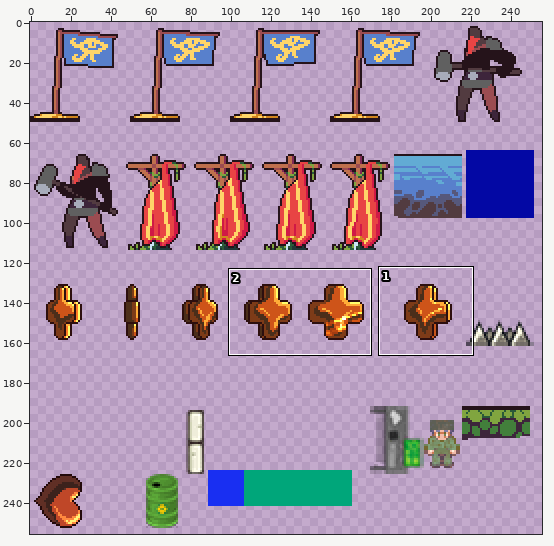
Sprite sheet: images/shared-0-sheet6.png. The picture above shows the old version from afar; the outline marks the close-up.
Close-up. Before the commit:
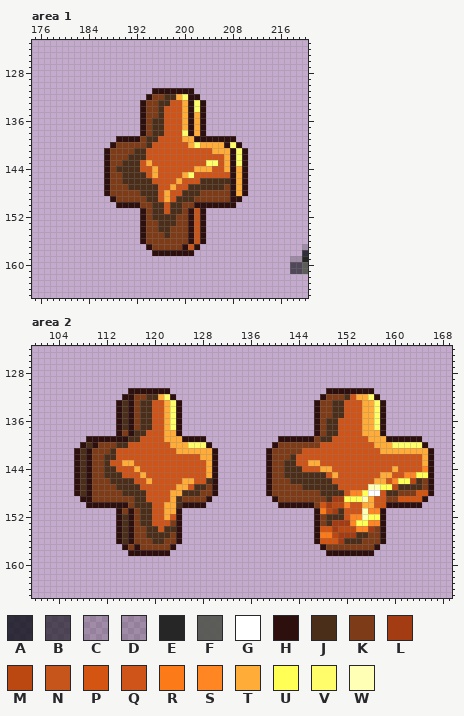
The file is 256x256 pixels. Pixels under 10% opacity are left out. Colours within 5 levels of each other are drawn and written as one. Shown: area 1: x 175..220, y 123..165; area 2: x 100..169, y 124..165. The commit also changed other parts of the picture, which this record leaves out.
Palette (. is transparent): A #00040cbf  B #12121aa6  C #1c1c1c36  D #2323233a  E #262626  F #585955f6  G #ffffff  H #2d0f0e  J #4b2e1a  K #7d3b18  L #a33c12  M #bb4711  N #c6551b  P #d45412  Q #ce5419  R #fc7a18  S #ff8623  T #ffac38  U #ffff55  V #fffe6a  W #ffffb5
Pixels before, area 1, first column x 187:
131 ........HHHHHHH...................
132 .......HKKJJTVHH..................
133 ......HKKJJQQTHVH.................
134 ......HKKJQQQTHVH.................
135 ......HKKJQQQTHTH.................
136 ......HKJJQQQTHTH.................
137 ......HKJJQQQTHTH.................
138 ......HKJJQQQVHTH.................
139 ..HHHHKJJQQQQTTHHHHHHH............
140 .HKKKKKJQQQQQQTVTTTTHVH...........
141 HKKKKJJQQQQQQQQQQQTTTHVH..........
142 HKKKJJJQQQQQQQQQQQQQTHVH..........
143 HKKJJJQTQQQQQQQQQVVQTHVH..........
144 HKJJJJQQTQQQQQQTTTQQTHTH..........
145 HKKJJJJQTQQQQTVQQQQQQHTH..........
146 HKKJJJJJQQQQTQQQJJJJJHTH..........
147 HKKKJJJJJQQTQQJJJJJJKHTH..........
148 HKKKKKJJJQTQQJJJKKKKKHTH..........
149 .HKKKKKJJQTQJJJKKKKKKHH...........
150 ..HHHHKKJJQJJKKHHHHHHH............
151 ......HKJJQJJKHNH.................
152 ......HKJJJJKKHNH.................
153 ......HKKJJJKKHNH.................
154 ......HKKJJKKKHNH.................
155 ......HKKKJKKKHNH.................
156 ......HKKKKKKKHNH.................
157 .......HKKKKKHNH.................C
158 ........HHHHHHH..................A
159 ...............................DDE
160 ...............................BBF
161 ...............................BBF
Pixels before, area 2 (only the part around the change), first column x 100:
124 ......................................................................
125 ......................................................................
126 ......................................................................
127 ......................................................................
128 ......................................................................
129 ......................................................................
130 ......................................................................
131 ................HHHHHHH..........................HHHHHHHH.............
132 ...............HHKKJJTVH........................HKKKJQTTVH............
133 ..............HJHKJJQQTVH......................HKKJJQQQTTVH...........
134 ..............HJHKJJQQTVH......................HKKJJQQQTTVH...........
135 ..............HJHKJJQQTVH......................HKKJJQQQTTVH...........
136 ..............HJHKJJQQTVH......................HKJJQQQQTTVH...........
137 ..............HJHKJJQQTVH......................HKJJQQQQTTVH...........
138 ..............HKHJJQQQTTH......................HKJJQQQQTTTH...........
139 .........HHHHHHHJJQQQQTTTHHHH............HHHHHHKJJQQQQQQTTTHHHHHH.....
140 ........HJHKKKJJQQQQQQQTTTVVVH..........HKKKKKKKQQQQQQQQQTTTVVVVVH....
141 .......HJHKKKJQQQQQQQQQQTTTTTTH........HKKKKKQQQQQQQQQQQQQTTTTTTTTH...
142 .......HJHKKJJQQQQQQQQQQQQQQTTH........HKKKJQQQQQQQQQQQQQQQQQQQQQTH...
143 .......HJHKKJQQTTQQQQQQQQQQQQTH........HKKJJQQTTQQQQQQQQQQQQQQQQQTH...
144 .......HJHKKJJQQQTQQQQQQQQQQQTH........HKKJJJQQQTTQQQQQQQQQQTQQQQSH...
145 .......HJHKKJJJQQQTQQQQQQQQQQTH........HKKJJJJJJJQTQQQQQQQTTQQSSUUH...
146 .......HJHKKKJJJJQQTQQQQQTTQQJH........HKKKJJJJJJJQQQQQQQTTQSUUMJKH...
147 .......HJHKKKKJJJJQQQQQQTTQJJKH........HKKKKKJJJJJJQQQQQWWUUMJJJJKH...
148 .......HJHKKKKKJJJJQQQQTTJJJKKH........HKKKKKKKKJJJJQSSUGGQJJKKKPPH...
149 ........HHKKKKKKKJJQQQQTJKKKKH..........HKKKKKKKKJLLUUUWTQQKKPPPPH....
150 .........HHHHHHHKJJJQQTTJHHHH............HHHHHHKPLMMSQQTTQPHHHHHH.....
151 ..............HKHKJJQQTTH......................HRMLJQQQWSSH...........
152 ..............HJHKJJQQTQH......................HKJJJQSSWUUH...........
153 ..............HJHKJJQQQKH......................HKJLLLSUUSSH...........
154 ..............HJHKKJJQJJH......................HPPLMMMSSLKH...........
155 ..............HJHKKJJJJKH......................HRRMLLLJJKKH...........
156 ..............HJHKKKJJKKH......................HPPPLJJJKKKH...........
157 ...............HKHKKKKKH........................HKKKKKKKKH............
158 ................HHHHHHH..........................HHHHHHHH.............
159 ......................................................................
160 ......................................................................
161 ......................................................................
162 ......................................................................
163 ......................................................................
164 ......................................................................
New version:
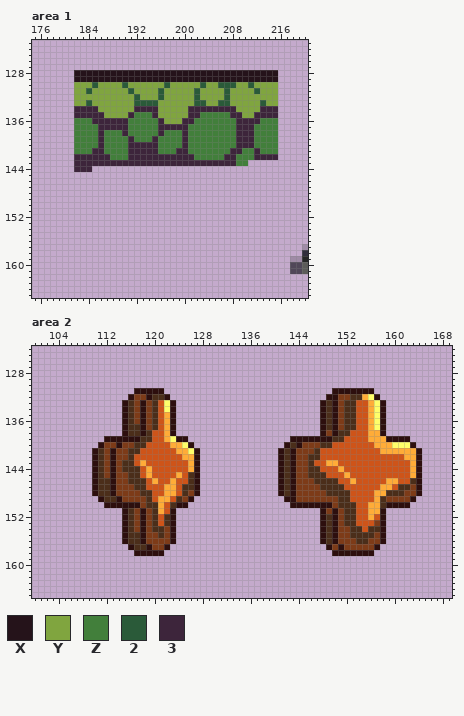
Colours new in this view: X #25131a  Y #80a53f  Z #427f3b  2 #2a5a39  3 #3d253b
Edits made:
Changed rows in their new state; - is an unchanged pixel.
Area 1:
first column x 182:
128 XXXXXXXXXXXXXXXXXXXXXXXXXXXXXXXXXX
129 XXXXXXXXXXXXXXXXXXXXXXXXXXXXXXXXXX
130 YYY2YYYY2YYYYYY2YYYYY2YY222YY2YYYY
131 YY2YYYYYY2YYYY2YYYYY2YYYY2YYYY2YYY
132 YYYYYYYYYY2YYY2YYYYY2YYYY2YYYYYYYY
133 YY2YYYYYYY2222YYYYYY22YY22YYYYY2YY
134 3333YYYYYY3333YYYYY33333333YYYY333
135 33333YYYY3ZZZ3YYYYY33ZZZZZ33YY3333
136 ZZZ333333ZZZZZ3YYY33ZZZZZZZ3333ZZZ
137 ZZZZ33333ZZZZZ33333ZZZZZZZZ333ZZZZ
138 ZZZZ3ZZZ3ZZZZZ3ZZZ3ZZZZZZZZ333ZZZZ
139 ZZZZ3ZZZZ3ZZZ3ZZZZ3ZZZZZZZZ333ZZZZ
140 ZZZZ3ZZZZ33333ZZZZ3ZZZZZZZZ333ZZZZ
141 ZZZ33ZZZZ33333ZZZ33ZZZZZZZ33ZZ3ZZZ
142 333333ZZZ33333333333ZZZZZ33ZZZ3333
143 333333333333333333333333333ZZ-----
144 333--........................-----
145 -----........................-----
146 -----........................-----
147 -----........................-----
148 -----........................-----
149 ------......................------
150 -------....................-------
151 -----------...........------------
152 -----------...........------------
153 -----------...........------------
154 -----------...........------------
155 -----------...........------------
156 -----------...........------------
157 ------------.........-------------
158 -------------.......--------------
Area 2:
first column x 107:
131 ---------.-----.--------------------------.-----------------
132 --------.---H-JH.------------------------.HH-KJJ------------
133 -------.HJ-HKJ-VH.----------------------.HJHKJJ-Q-----------
134 -------.HJ-HKJ-VH.----------------------.HJHKJJ-Q-----------
135 -------.HJ-HKJ--H.----------------------.HJHKJJ-Q-----------
136 -------.HJ-HKJ--H.----------------------.H-HKJJ-Q-----------
137 -------.HJJHKJ--H.----------------------.H-HKJJ-Q-----------
138 -------.HJ-HJ---H.----------------------.HKHJJ--Q-----------
139 --...----HHJJ---VH-...------------..----HHHJJ-----------..--
140 -...H--HKKJJ------VH...----------..HJH---JJ-------------H..-
141 ...HJ-HKKJJ--------VH...--------..HJH-KKJ----------------H..
142 ...HJKHKKJ--------TTH...--------..HJHKKJJ--------------TTH..
143 ...HJKHKJJ-T-------TH...--------..H-HKKJQ-TT------------TH..
144 ...HJKHKJJJ-T------TH...--------..H-HKKJJQQ-T--------Q--TH..
145 ...HJKHKKJJQT----T-JH...--------..H-HKK----Q-T-----QQ--QTH..
146 ...HJJHKK-JJQT--T-QJH...--------..HJHKKK---J--T---QQTTQQJH..
147 ...HJJHKKK-J---TTQJJH...--------..HJH-KKK---J----QQTTQ--KH..
148 ...HJJH-KKK-J--T-Q-KH...--------..HJH----K---JQQQQTT--J--H..
149 -...HJJH--KKJ-TTQ--H...----------..HH-----KKJJQQQQTJ--KKH..-
150 --...----HHK-JTQJH-...------------..----HHHKJJJ-Q-TJ----..--
151 -------.HJ-HKJTQH.----------------------.HKHKJJ-QTT---------
152 -------.HJ-HKJ-JH.----------------------.H-HKJJQQTQ---------
153 -------.HJ-HKJ-JH.----------------------.H-HKJJQQQK---------
154 -------.HJ-HK-JKH.----------------------.HJHKKJJQJJ---------
155 -------.HJJHKK-KH.----------------------.HJHKKJ--J----------
156 -------.HJJH-KK-H.----------------------.HJHKKK-J-----------
157 --------.HJJH--H.------------------------.H-H---------------
158 ---------.-----.--------------------------.-----------------
